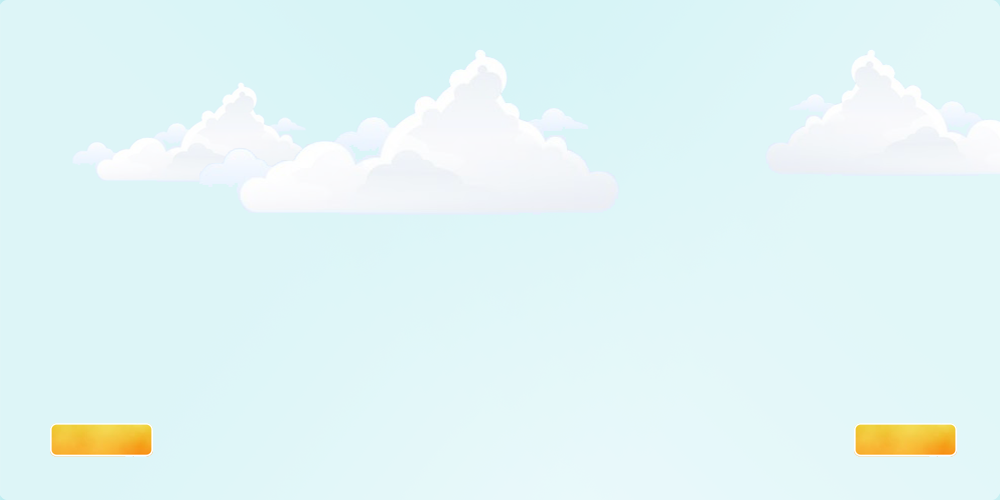
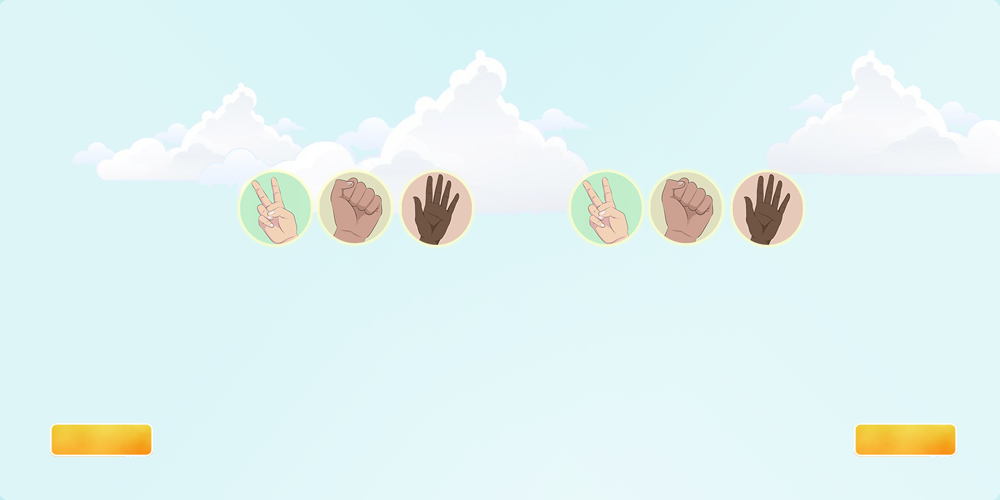
Layered file, before and after one edit (1000px x 500px). Changes by layer:
showed "paper copy" over (236, 168, 476, 249)
showed "paper" over (567, 168, 807, 249)
